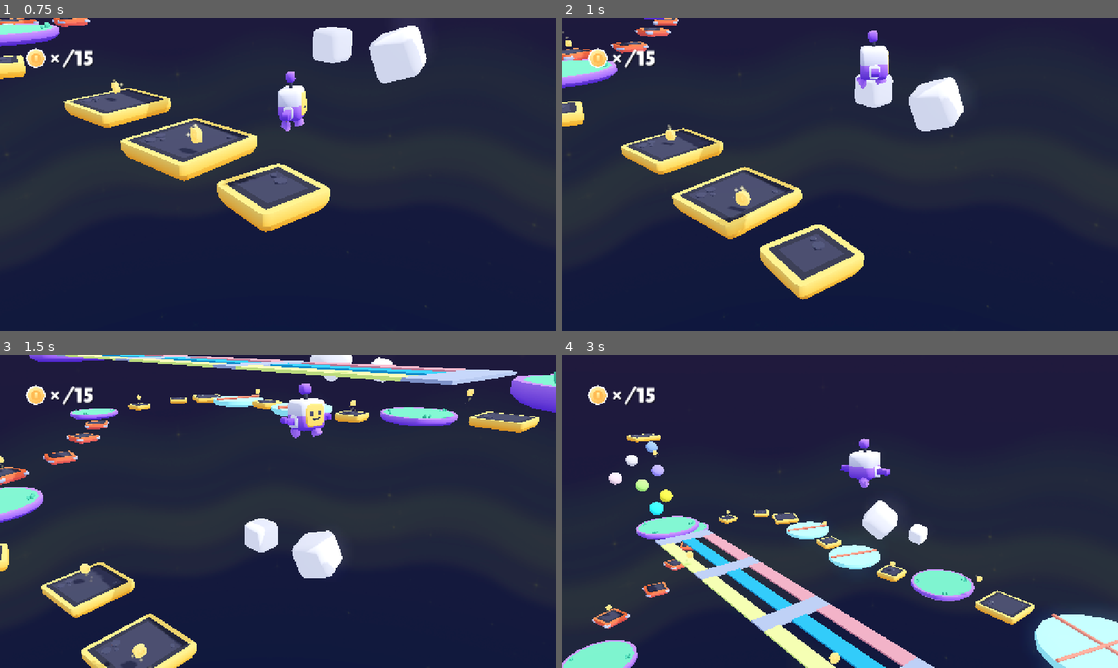
Above: before the commit, frames 1-4 (two rows, left to right).
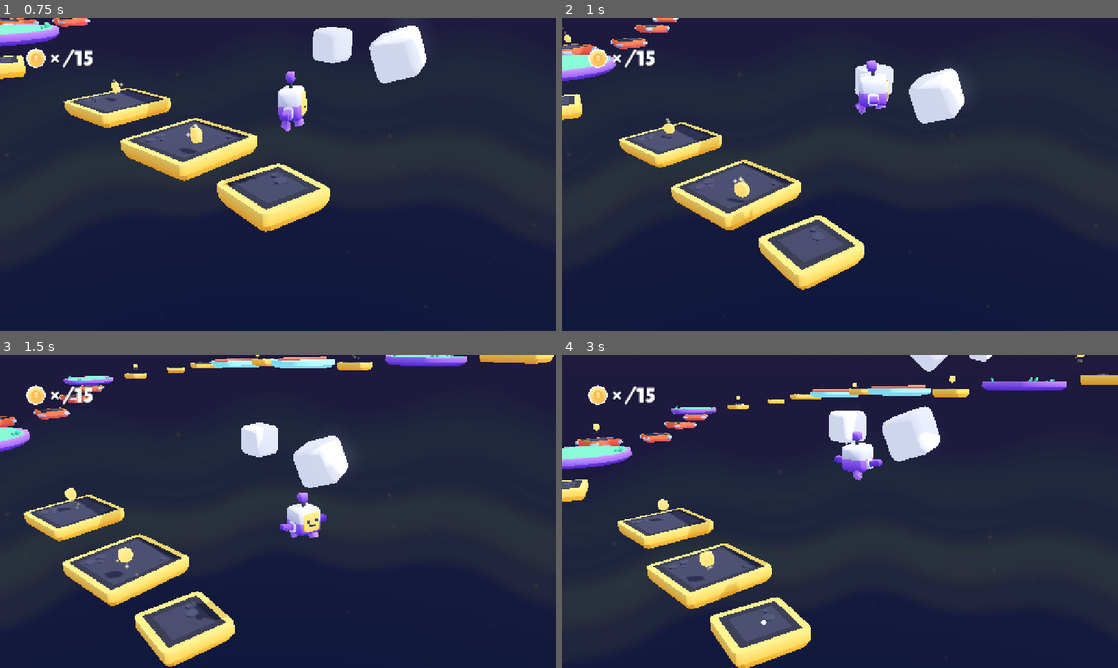
Above: after the commit, the same moments.

Repository: insertnewusername/3d-platformer
Game: Godot game, scene res://scenes/main.tscn
The game is run twice, just before and just after one commit, with the same random seed, the same clock (stepped at 60 frames per second) and the same inputs.
Inputs (mouse positions are in pixels of both pictures, inside the frame that each line leads up to):
- Up to frame 1 (0.75 s): tap Enter at 0.5 s; move the mouse to (400, 158) at 0.52 s; hold D (move_right) from 0.53 s (still down); tap Space (jump) at 0.6 s; click (400, 158) at 0.67 s
- Up to frame 2 (1 s): keep holding D (move_right); tap Space (jump) at 0.77 s
- Up to frame 3 (1.5 s): tap Space (jump) at 1.07 s; move the mouse to (166, 527) at 1.27 s; release D (move_right) at 1.28 s; hold S (move_back) from 1.28 s (still down); tap Down (camera_down) at 1.35 s
- Up to frame 4 (3 s): tap Space (jump) at 1.52, 1.55, 1.82, 2.3 s; move the mouse to (895, 442) at 2.02 s; release S (move_back) at 2.03 s; hold D (move_right) 2.03-2.78 s; tap Left (camera_left) at 2.1 s; move the mouse to (812, 574) at 2.77 s; hold W (move_forward) from 2.78 s (still down); tap Right (camera_right) at 2.85 s; click (812, 574) at 2.92 s

Frame 1 is identical in both runs. In frame 2, 11% of the frame differs, in the area x 0-73%, y 0-90%; in frame 3, 24%; in frame 4, 25%, in the area x 0-100%, y 0-100%.
Error in both runs: Invalid assignment of property or key 'light_energy' with value of type 'float' on a base object of type 'null instance'. (res://scripts/main.gd:13)

Commit message:
remove inf jump used for testing

Diff:
--- a/scripts/player.gd
+++ b/scripts/player.gd
@@ -153,7 +153,7 @@
 	model.scale = Vector3(0.5, 1.5, 0.5)
 
 	if jump_single:
-		jump_single = true; #Infinite junp
+		jump_single = false;
 
 # Collecting coins
 
